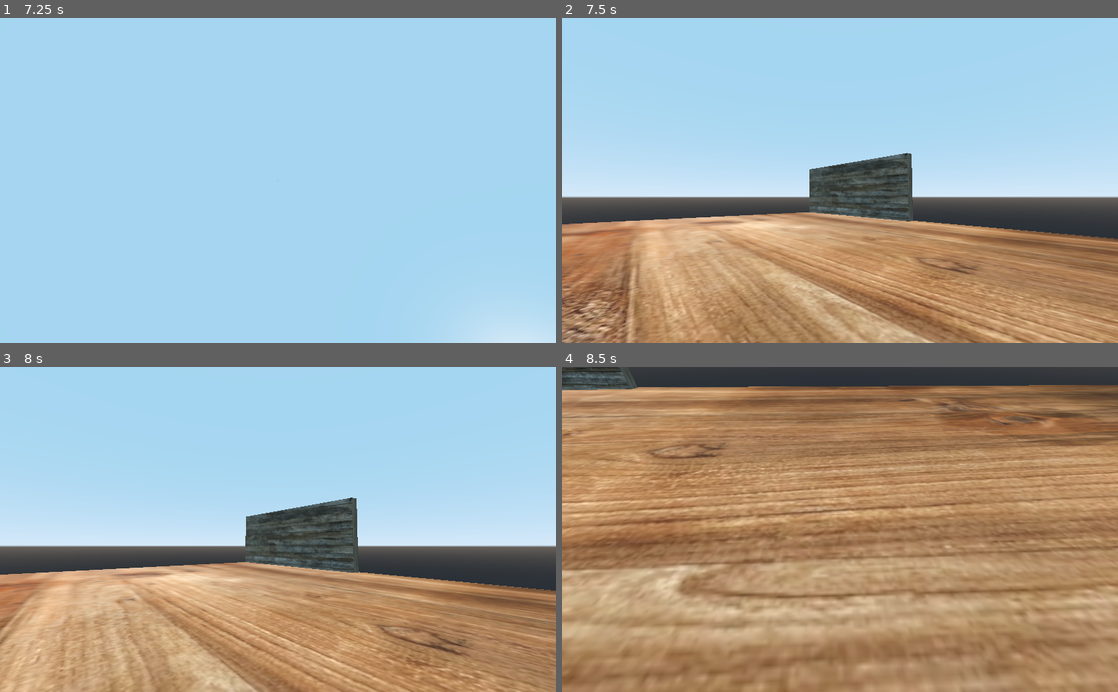
Above: before the commit, frames 1-4 (two rows, left to right).
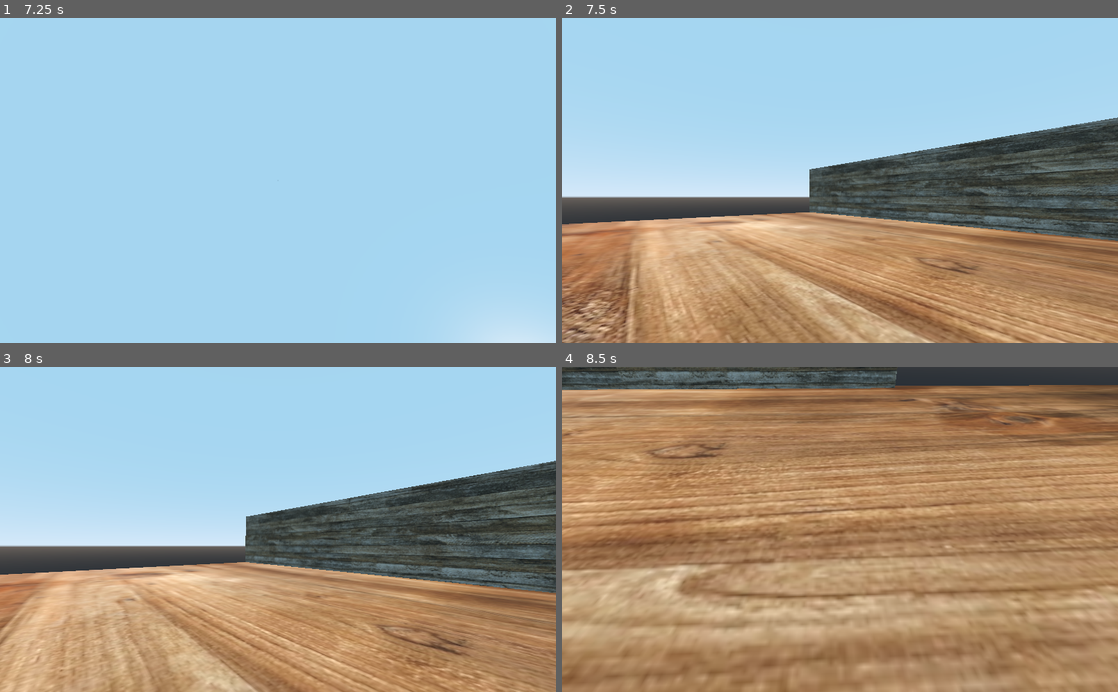
Above: after the commit, the same moments.

Repository: BlakeWiscombe/betrayal
Game: Godot game, scene res://Main menu.tscn
Two runs of this game, one before a commit and one after it. Both use one fixed random seed, a clock stepped at 60 frames per second and the inputs below.
Inputs (mouse positions are in pixels of both pictures, inside the frame that each line leads up to):
- Up to frame 1 (7.25 s): click "Start game" at 0.5 s; tap Enter at 1.25 s; move the mouse to (400, 164) at 1.27 s; hold D (player_right) 1.28-2.03 s; tap Space (jump) at 1.52, 2.27, 3.77, 4.52, 5.27, 5.75, 6.77 s; move the mouse to (166, 196) at 2.02 s; hold S (player_backward) 2.03-2.78 s; move the mouse to (333, 109) at 2.77 s; hold D (player_right) 2.78-3.53 s; move the mouse to (250, 245) at 3.52 s; hold W (player_forward) 3.53-4.28 s; move the mouse to (444, 229) at 4.27 s; hold A (player_left) 4.28-5.78 s; move the mouse to (111, 131) at 5.02 s; move the mouse to (305, 180) at 5.77 s; hold S (player_backward) 5.78-6.53 s; move the mouse to (194, 99) at 6.52 s; hold D (player_right) from 6.53 s (still down)
- Up to frame 2 (7.5 s): tap Enter at 7.25 s; move the mouse to (962, 164) at 7.27 s; release D (player_right) at 7.28 s; hold W (player_forward) from 7.28 s (still down)
- Up to frame 3 (8 s): keep holding W (player_forward); tap Space (jump) at 7.52 s
- Up to frame 4 (8.5 s): move the mouse to (728, 545) at 8.02 s; release W (player_forward) at 8.03 s; hold D (player_right) from 8.03 s (still down); tap Space (jump) at 8.27 s

Frame 1 is identical in both runs. In frame 2, 8.9% of the frame differs, in the area x 61-100%, y 30-69%; in frame 3, 9.4%, in the area x 63-100%, y 28-70%; in frame 4, 1.9%.

Commit message:
added wall

Diff:
--- a/Betrayal.tscn
+++ b/Betrayal.tscn
@@ -3,6 +3,9 @@
 [ext_resource path="res://wall.jpg" type="Texture" id=1]
 [ext_resource path="res://Player.tscn" type="PackedScene" id=2]
 [ext_resource path="res://wooden wall.jpg" type="Texture" id=3]
+
+[sub_resource type="SpatialMaterial" id=19]
+albedo_texture = ExtResource( 1 )
 
 [sub_resource type="PlaneMesh" id=1]
 size = Vector2( 150, 100 )
@@ -13,11 +16,16 @@
 [sub_resource type="ConcavePolygonShape" id=12]
 data = PoolVector3Array( 75, 0, 50, -75, 0, 50, 75, 0, -50, -75, 0, 50, -75, 0, -50, 75, 0, -50 )
 
-[sub_resource type="SpatialMaterial" id=19]
-albedo_texture = ExtResource( 1 )
-
 [node name="Betrayal" type="Spatial"]
 transform = Transform( 0.000279278, 0, -1, 0, 1, 0, 1, 0, 0.000279278, -8.90252, -0.33866, -25.9997 )
+
+[node name="CSGBox2" type="CSGBox" parent="."]
+transform = Transform( 0.999994, 0, -2.91038e-11, 0, 1, 0, 2.91038e-11, 0, 0.999994, 11.5623, 7.98949, 48.7042 )
+use_collision = true
+width = 42.508
+height = 15.984
+depth = 1.77
+material = SubResource( 19 )
 
 [node name="Floor" type="MeshInstance" parent="."]
 mesh = SubResource( 1 )
